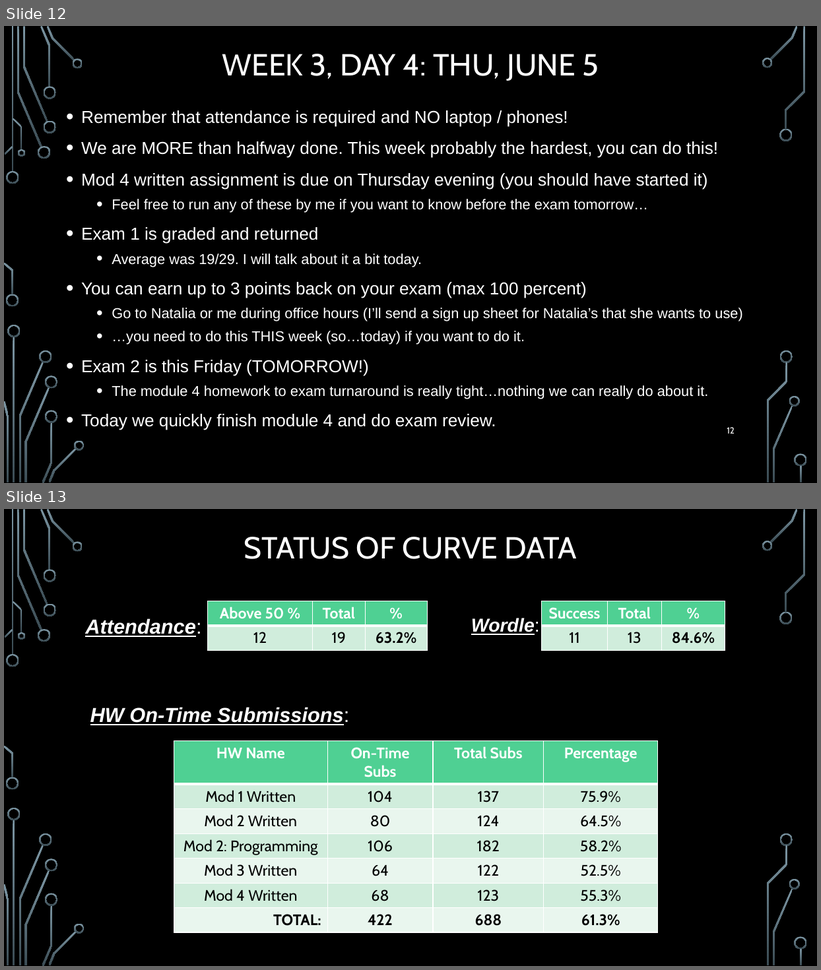
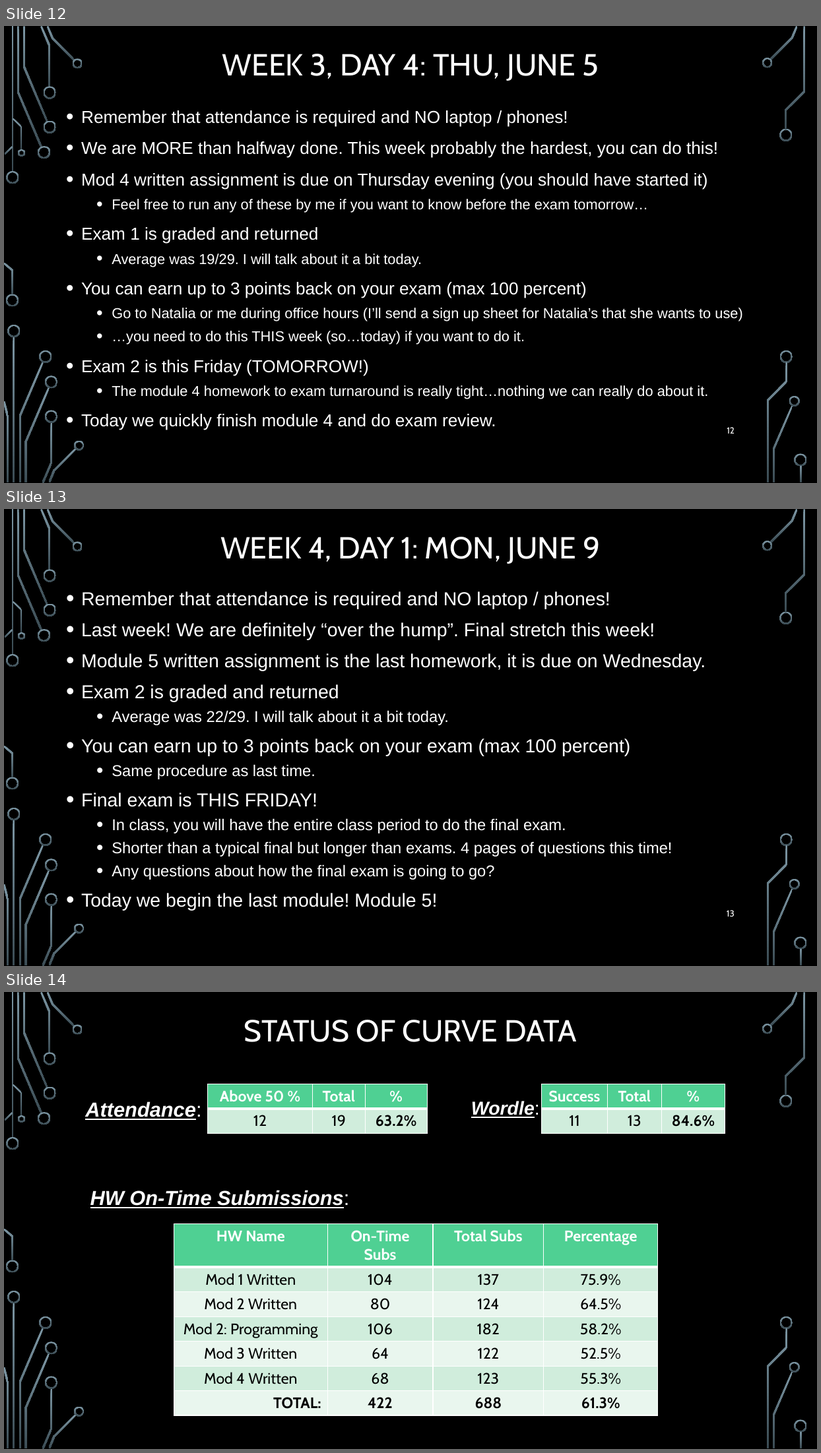
Before and after one commit to markfloryan/dmt2, a slide deck: slides/00-DailyAnnouncements.pptx. Shown one above the other, each under a label of ours: slides 12 and 13 before the commit, slides 12, 13 and 14 after it. The pictures are 821x970 and 821x1453 pixels, drawn with LibreOffice and Linux fonts; fonts in the diff are those of the drawing; background and template pictures are left out. Boxes give left, top, right and bottom in pixels: in the first picture for what was removed or moved away, otherwise in the second. Text is boxed around its words. In the diff, an @@ line names an element or a change of style, - is before the commit and + after.

```diff
--- a/slides/00-DailyAnnouncements.pptx
+++ b/slides/00-DailyAnnouncements.pptx
@@ slide 13 added at (4, 509, 817, 966), background picture (left out); not listed: 36 template elements that a slide beside it also shows @@
@@ title added at (220, 537, 600, 564), 36 pt, text #FFFFFF @@
+WEEK 4, DAY 1: MON, JUNE 9
@@ text added at (81, 591, 706, 911), 22.2 pt, text #FFFFFF @@
+• Remember that attendance is required and NO laptop / phones!
+• Last week! We are definitely “over the hump”. Final stretch this week!
+• Module 5 written assignment is the last homework, it is due on Wednesday.
+• Exam 2 is graded and returned
+  • Average was 22/29. I will talk about it a bit today.
+• You can earn up to 3 points back on your exam (max 100 percent)
+  • Same procedure as last time.
+• Final exam is THIS FRIDAY!
+  • In class, you will have the entire class period to do the final exam.
+  • Shorter than a typical final but longer than exams. 4 pages of questions this time!
+  • Any questions about how the final exam is going to go?
+• Today we begin the last module! Module 5!
@@ page number added at (727, 910, 735, 917), 10.5 pt, text #FFFFFF @@
+13
@@ what was slide 13 is now slide 14 @@
```
Also in this commit, not shown: 1 other file.
